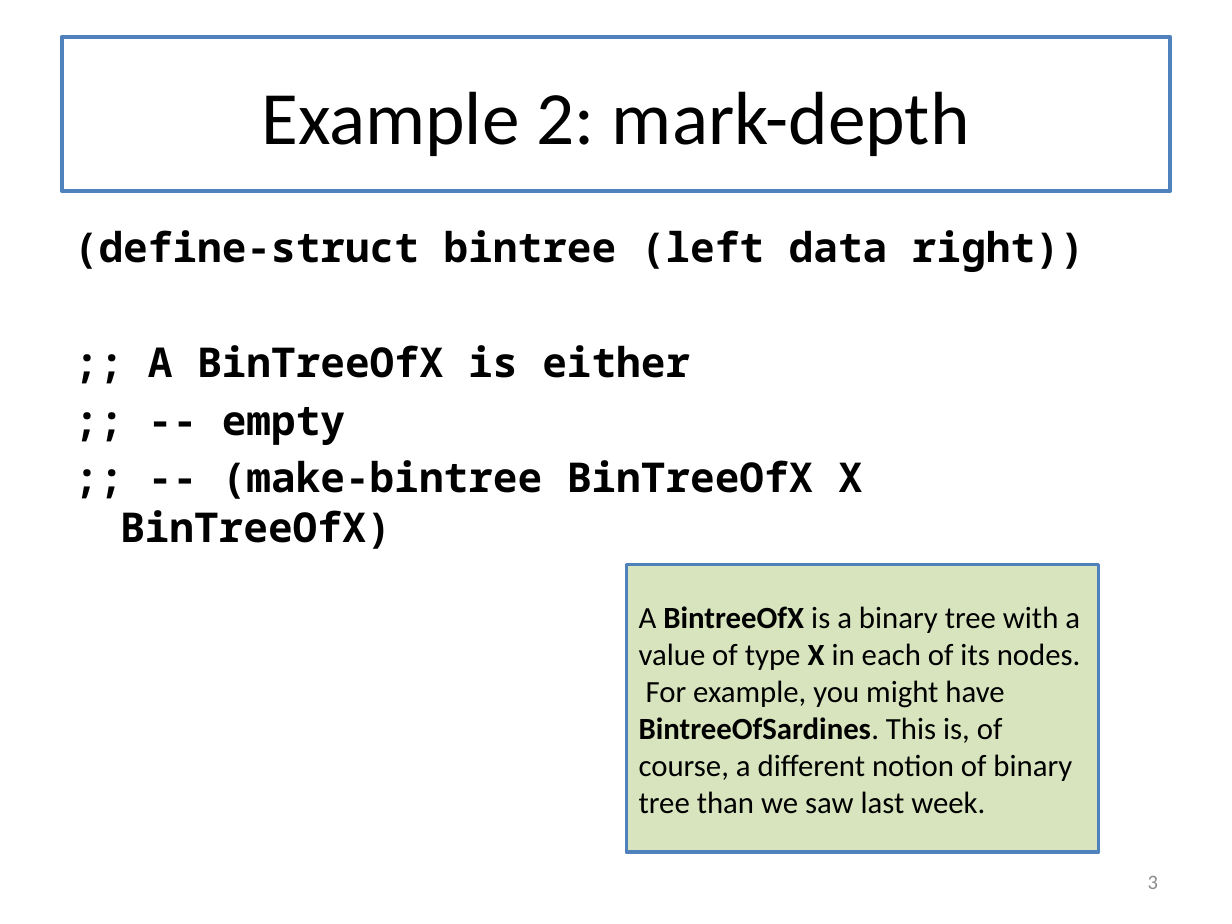
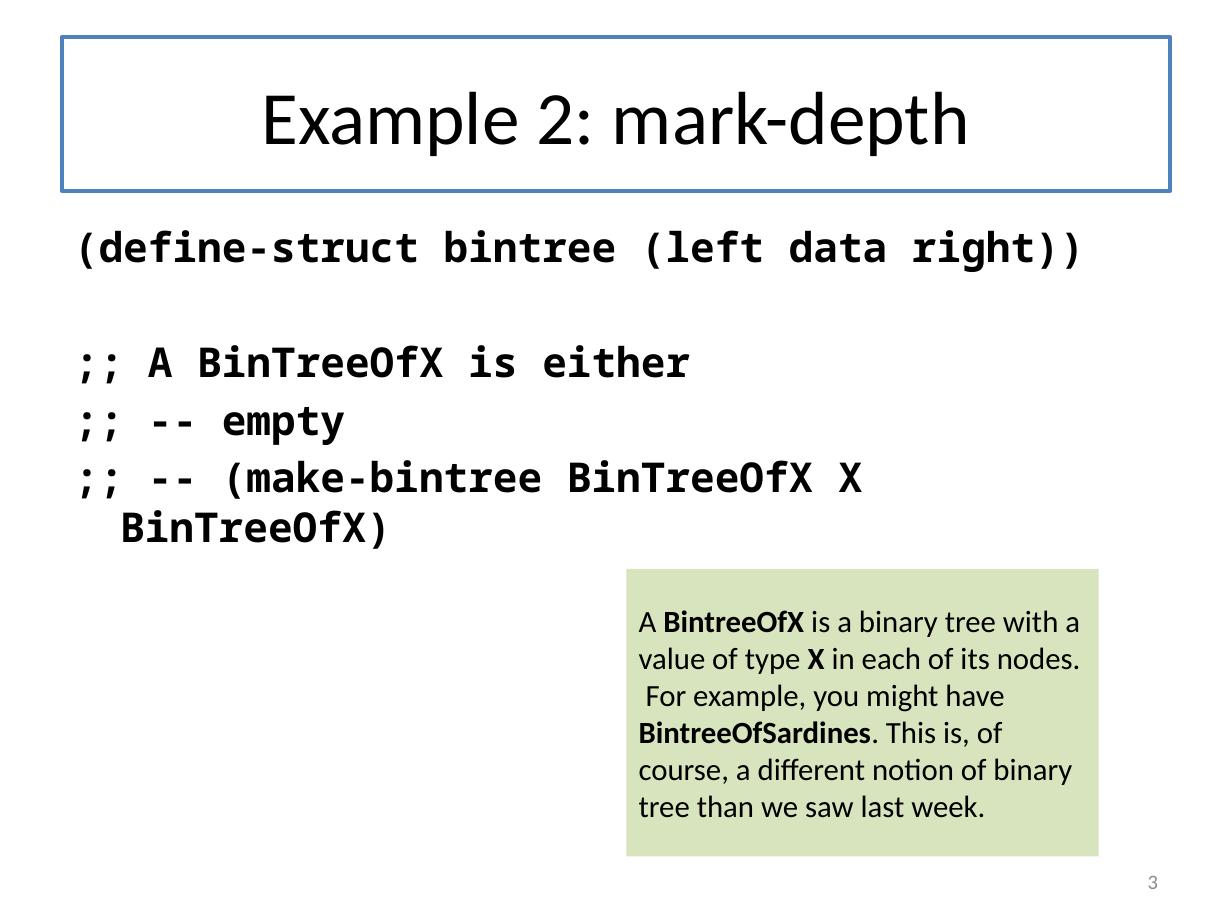
Before and after one commit to mwand/cs5010f16, a slide deck: slide 3 of Slides/Lesson 7.2 More Examples of Invariants.pptx. Drawn at 1232x924 pixels with LibreOffice and Linux fonts; fonts in the diff are those of the drawing. Boxes give left, top, right and bottom in pixels: in the first picture for what was removed or moved away, otherwise in the second. Text is boxed around its words. In the diff, an @@ line names an element or a change of style, - is before the commit and + after.

```diff
--- a/Slides/Lesson 7.2 More Examples of Invariants.pptx
+++ b/Slides/Lesson 7.2 More Examples of Invariants.pptx
@@ rectangle "A BintreeOfX is a binary ...": place and size @@
-rectangle "A BintreeOfX is a binary ..." at [626, 564, 1098, 851]
+rectangle "A BintreeOfX is a binary ..." at [626, 569, 1098, 856]
@@ rectangle "A BintreeOfX is a binary ..." at [626, 569, 1098, 856]: outline #4F81BD 2 pt to none @@
```
Also in this commit, not shown: 9 other slides changed, 9 other files.
